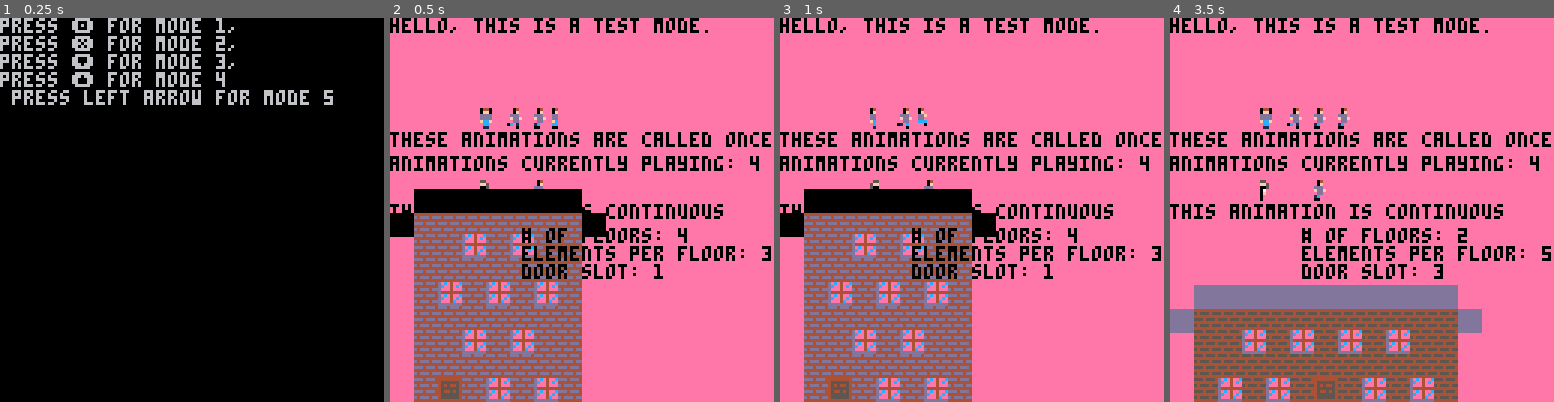
Above: before the commit, frames 1-4 (left to right).
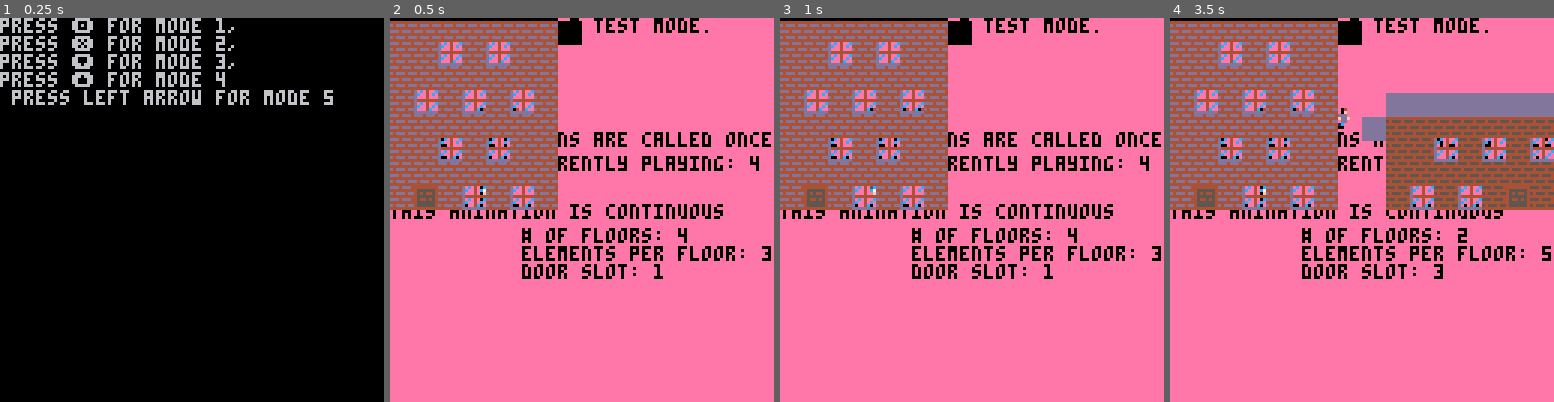
Above: after the commit, the same moments.

Repository: llopez020/Anxiety-at-its-Finest
Game: PICO-8 cartridge base.p8
Same seed, same stepped clock (60 frames per second), same inputs: the game is played once before the commit and once after it.
Inputs:
- Up to frame 1 (0.25 s): no input
- Up to frame 2 (0.5 s): tap X (X key) at 0.33 s
- Up to frame 3 (1 s): tap O (Z key) at 0.7 s
- Up to frame 4 (3.5 s): tap X (X key) at 1.07, 1.85, 2.97 s; hold Right 1.6-2.1 s; tap O (Z key) every 0.4 s from 1.7 to 3.3 s; hold Up 2.15-2.42 s; hold Right 2.47-3.03 s; hold Left from 3.08 s (still down)

Frame 1 is identical in both runs. In frame 2, 41% of the frame differs, in the area x 0-57%, y 0-100%; in frame 3, 41%; in frame 4, 54%, in the area x 0-100%, y 0-100%.

Commit message:
multiple building background, works with scrolling

Diff:
--- a/base.p8
+++ b/base.p8
@@ -1,5 +1,5 @@
 pico-8 cartridge // http://www.pico-8.com
-version 41
+version 39
 __lua__
 -- init - called on run`
 function _init()
@@ -117,6 +117,7 @@
 
 cls(12)
 
+renderBuildings()
 handle_animations()
 
 drawallobj() -- draws objects on to screen
@@ -227,7 +228,7 @@
 //if mapy<0 then mapy=0 end
 
 -- moves all objects to correct map position
-if player.x==64 and player.x==player.oldx and player.x!=0 then moveallx() end
+if player.x==64 and player.x==player.oldx and player.x!=0 then moveallx() building_data.xoffset+=((olddmapx-mapx)*8) end
 if player.y==64 and player.y==player.oldy and player.y!=0 then moveally() end
 //if mapy<8 then mapy=8 end
 -- prints map pos
@@ -235,6 +236,7 @@
 //print(mapy.." "..ceil(player.y),40,9,7)
 if(bounce > 1) then
 	bounce = 0
+	new_building()
 else
 	bounce = bounce + 0.010
 end
--- a/building_generator.lua
+++ b/building_generator.lua
@@ -1,6 +1,7 @@
 building_data = {
-    buildings_start = 0,
     buildings_end = 0,
+    xoffset = 0,
+    yoffset = 63
 }
 building_list = {}
 building = {
@@ -35,31 +36,35 @@
     available_brick_colors[(flr(rnd(#available_brick_colors)) + 1)], -- pick a random brick color from array
     available_roof_colors[(flr(rnd(#available_roof_colors)) + 1)]) -- pick a random roof color from array
 
-    buildingToAdd.building_x_end = building_data.buildings_start+(8*(buildingToAdd.elements_per_floor+1+buildingToAdd.elements_per_floor+2))
+    buildingToAdd.building_x_end = building_data.buildings_end+(8*(buildingToAdd.elements_per_floor+1+buildingToAdd.elements_per_floor+2))
     buildingToAdd.door_slot = (flr(rnd(buildingToAdd.elements_per_floor)) + 1)
+
+    building_data.buildings_end = buildingToAdd.building_x_end
 
     add(building_list,buildingToAdd)
 end
 
 function renderBuildings()
-    buildingToAdd = building_list[#building_list]
-    pal( 15, buildingToAdd.brick_color)
-    buildGround(buildingToAdd)
-    buildFloorOffset = 1
-    build_y_coord = 127-7-8-8
-    for i=1,buildingToAdd.number_of_floors-1,1 do
-        buildFloor(buildingToAdd,buildFloorOffset,build_y_coord)
-        buildFloorOffset = buildFloorOffset^^1
-        build_y_coord = build_y_coord-16
+    for i in all(building_list) do
+        buildingToAdd = i
+        pal( 15, buildingToAdd.brick_color)
+        buildGround(buildingToAdd)
+        buildFloorOffset = 1
+        build_y_coord = building_data.yoffset-7-8-8
+        for i=1,buildingToAdd.number_of_floors-1,1 do
+            buildFloor(buildingToAdd,buildFloorOffset,build_y_coord)
+            buildFloorOffset = buildFloorOffset^^1
+            build_y_coord = build_y_coord-16
+        end
+        build_y_coord = build_y_coord+16
+        buildRoof(buildingToAdd,build_y_coord)
+        pal( 15, 15)
     end
-    build_y_coord = build_y_coord+16
-    buildRoof(buildingToAdd,build_y_coord)
-    pal( 15, 15)
 end
 
 function buildGround(buildingToAdd)
-    build_x_coord = 8
-    build_y_coord = 127-7
+    build_x_coord = buildingToAdd.building_x_start+building_data.xoffset
+    build_y_coord = building_data.yoffset-7
     for i=1,buildingToAdd.elements_per_floor,1 do
         if (i == buildingToAdd.door_slot) then
             spr(58, build_x_coord, build_y_coord, 1, 1)
@@ -74,7 +79,7 @@
         end
     end
     spr(58, build_x_coord, build_y_coord, 1, 1)
-    build_x_coord = 8
+    build_x_coord = buildingToAdd.building_x_start+building_data.xoffset
     build_y_coord = build_y_coord-8
     for i=1,buildingToAdd.elements_per_floor,1 do
         spr(58, build_x_coord, build_y_coord, 1, 1)
@@ -86,7 +91,7 @@
 end
 
 function buildFloor(buildingToAdd,buildFloorOffset,build_y_coord)
-    build_x_coord = 8
+    build_x_coord = buildingToAdd.building_x_start+building_data.xoffset
     if(buildFloorOffset == 1) then
         spr(58, build_x_coord, build_y_coord, 1, 1)
         build_x_coord = build_x_coord + 8
@@ -108,7 +113,7 @@
         end
         spr(58, build_x_coord, build_y_coord, 1, 1)
     end
-    build_x_coord = 8
+    build_x_coord = buildingToAdd.building_x_start+building_data.xoffset
     build_y_coord = build_y_coord-8
     for i=1,buildingToAdd.elements_per_floor,1 do
         spr(58, build_x_coord, build_y_coord, 1, 1)
@@ -120,11 +125,11 @@
 end
 
 function buildRoof(buildingToAdd,build_y_coord)
-    build_x_coord = 0
+    build_x_coord = buildingToAdd.building_x_start-8+building_data.xoffset
     rectfill( build_x_coord, build_y_coord, build_x_coord+7, build_y_coord-7, buildingToAdd.roof_color)
     build_x_coord = build_x_coord + 8*(buildingToAdd.elements_per_floor+buildingToAdd.elements_per_floor+2)
     rectfill( build_x_coord, build_y_coord, build_x_coord+7, build_y_coord-7, buildingToAdd.roof_color)
-    build_x_coord = 8
+    build_x_coord = buildingToAdd.building_x_start+building_data.xoffset
     build_y_coord = build_y_coord - 8
     for i=1,buildingToAdd.elements_per_floor,1 do
         rectfill( build_x_coord, build_y_coord, build_x_coord+7, build_y_coord-7, buildingToAdd.roof_color)
